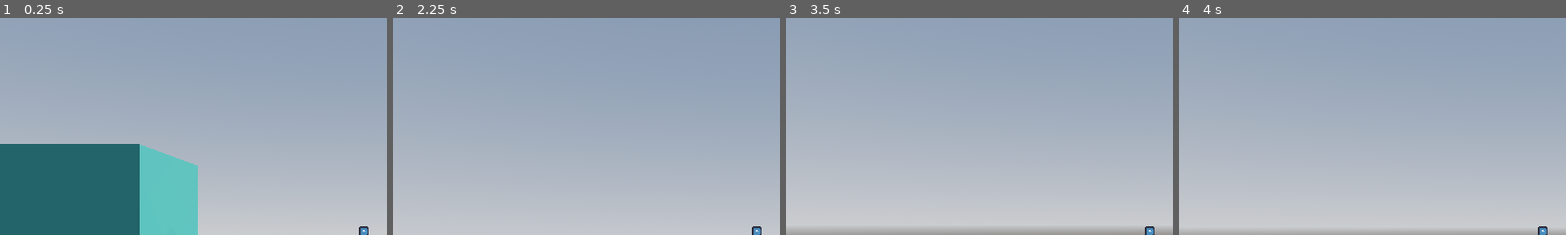
Above: before the commit, frames 1-4 (left to right).
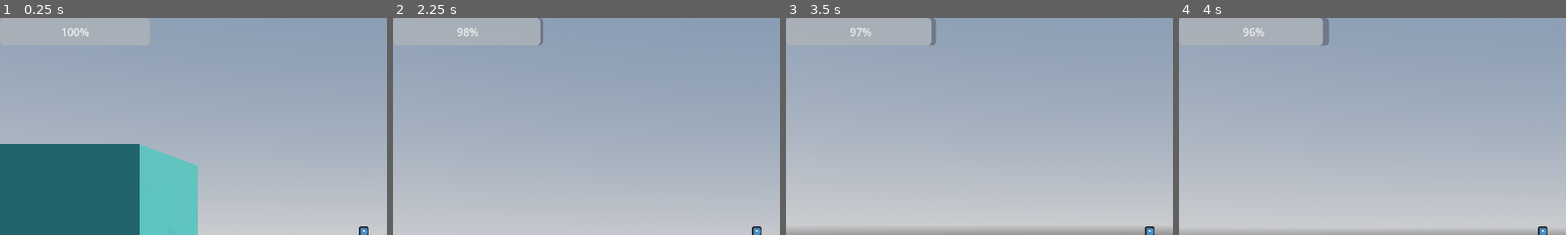
Above: after the commit, the same moments.

Repository: Verthie/godot-wild-jam-92
Game: Godot game, scene res://scenes/levels/testing_site.tscn
Same seed, same stepped clock (60 frames per second), same inputs: the game is played once before the commit and once after it. This scene is started directly instead of the project's main scene. The engine's default icon, where the game draws it, is replaced by a stand-in: a white triangle on a blue panel in a dark square.
Inputs (mouse positions are % of the whole screen's width and height, from its top left):
- Up to frame 1 (0.25 s): no input
- Up to frame 2 (2.25 s): tap Enter at 0.5 s; move the mouse to (55, 50) at 0.52 s; press the mouse at (55, 50) at 0.53 s; hold W (forward) from 0.53 s (still down); tap Space (jump) at 0.77, 1.52 s; right-click (55, 50) at 0.8 s; move the mouse to (45, 50) at 1.27 s; release the mouse at (45, 50) at 1.28 s; right-click (45, 50) at 1.35 s; click (45, 50) at 1.55 s; move the mouse to (52, 48) at 2.02 s; hold Right mouse button (interact_right) from 2.03 s (still down); tap F (freefly) at 2.1 s
- Up to frame 3 (3.5 s): keep holding W (forward); move the mouse to (49, 52) at 2.77 s; release Right mouse button (interact_right) at 2.78 s; click (49, 52) at 2.85 s; tap Space (jump) at 3.02 s
- Up to frame 4 (4 s): keep holding W (forward); move the mouse to (57, 51) at 3.52 s; hold Right mouse button (interact_right) from 3.53 s (still down); tap Space (jump) at 3.77 s
The pictures show only the part of the screen within x 0-50%, y 0-50%; the shares and areas given below are measured in that part.

The runs differ from the first frame. In frame 1, 0.2% of the frame differs, in the area x 16-39%, y 0-9%; in frame 2, 0.7%, in the area x 14-39%, y 0-13%; in frame 3, 0.3%; in frame 4, 0.4%.

Commit message:
feat: implemented basic oxygen mechanics with replenishing using oxygen brewing stand

Diff:
--- a/scenes/autoload/globals.gd
+++ b/scenes/autoload/globals.gd
@@ -1 +1,10 @@
 extends Node
+
+var amount := 0
+var seed_amount: int:
+	get:
+		return amount
+	set(value):
+		amount = clamp(value, 0, 5)
+
+var last_saved_sequence: Array = []
--- a/scenes/entities/player/character_controller.gd
+++ b/scenes/entities/player/character_controller.gd
@@ -10,7 +10,9 @@
 signal object_unfocused
 signal talked(text: String)
 signal enabled_sampler(tries_amount: int)
-signal pulled_lever()
+signal pulled_cure_lever
+signal produced_oxygen
+signal died
 
 ## Can we move around?
 @export var can_move : bool = true
@@ -51,8 +53,15 @@
 ## Name of Input Action to toggle freefly mode.
 @export var input_freefly : String = "freefly"
 
+@onready var head: Node3D = $Head
+@onready var collider: CollisionShape3D = $Collider
+@onready var interaction_ray: Area3D = $Head/InteractionRay
+
+@onready var hand_right: Node3D = $Head/HandRight
+@onready var hand_left: Node3D = $Head/HandLeft
+
 ## The amount of interaction areas that currently overlap with the player
-var interact_areas := 0
+# var interact_areas := 0
 
 var mouse_captured : bool = false
 var look_rotation : Vector2
@@ -63,13 +72,6 @@
 var left_hand_item: Node3D = null
 var right_hand_item: Node3D = null
 
-
-## IMPORTANT REFERENCES
-@onready var head: Node3D = $Head
-@onready var collider: CollisionShape3D = $Collider
-@onready var interaction_ray: Area3D = $Head/InteractionRay
-@onready var hand_right: Node3D = $Head/HandRight
-@onready var hand_left: Node3D = $Head/HandLeft
 
 func _ready() -> void:
 	interaction_ray.area_entered.connect(_on_interaction_ray_area_entered)
@@ -247,10 +249,21 @@
 
 			talked.emit("Brewing comences, ingredients are dissolved...")
 
+			var ingredients_array: Array[String] = []
+
+			for ingredient: Interactable in brewing_contents:
+				ingredients_array.append(ingredient.tag)
+
+			print(brewing_stand.tag, " ingredients: ", ingredients_array)
+
+			if brewing_stand.tag == "o2 brewing stand" and ingredients_array == ["watermelon", "mist seed"]:
+				print("produced oxygen")
+				produced_oxygen.emit()
+
 			brewing_stand.node_array.clear()
 
 			if brewing_stand.tag == "cure brewing stand":
-				pulled_lever.emit()
+				pulled_cure_lever.emit()
 
 			# TODO display results on the board
 		3: # Log
@@ -272,14 +285,12 @@
 
 			elif bowl_contents.size() < interactable.capacity:
 				if (hand == "right" and right_hand_item != null):
-					print("fuck")
 					bowl_contents.append(right_hand_item)
 					right_hand_item.reparent(interactable.holder_node, false)
 					right_hand_item.position = Vector3.ZERO
 					right_hand_item = null
 
 				if (hand == "left" and left_hand_item != null):
-					print("fuck")
 					bowl_contents.append(left_hand_item)
 					left_hand_item.reparent(interactable.holder_node, false)
 					left_hand_item.position = Vector3.ZERO
@@ -302,7 +313,6 @@
 				left_hand_item.queue_free()
 				left_hand_item = null
 				enabled_sampler.emit(5)
-
 		_:
 			return
 
@@ -338,6 +348,9 @@
 # 	interact_areas = max(interact_areas, 0)
 # 	can_interact = interact_areas > 0
 
+func die() -> void:
+	died.emit()
+
 # BUG issues with the prompt display: whenever 2 or more areas are overlapped with the interaction_ray
 func _on_interaction_ray_area_entered(area: Area3D) -> void:
 	object_focused.emit(area.get_parent().tag)
--- a/scenes/entities/player/character_controller.tscn
+++ b/scenes/entities/player/character_controller.tscn
@@ -59,8 +59,3 @@
 
 [node name="HandLeft" type="Node3D" parent="Head" unique_id=1653413214]
 transform = Transform3D(1, 0, 0, 0, 1, 0, 0, 0, 1, -0.041, -0.027, -0.103)
-
-[node name="OxygenTimer" type="Timer" parent="." unique_id=1047567052]
-wait_time = 100.0
-one_shot = true
-autostart = true
--- a/scenes/levels/testing_site.gd
+++ b/scenes/levels/testing_site.gd
@@ -3,19 +3,27 @@
 @onready var player: Player = $CharacterController
 @onready var try_counter: Label3D = %SeedCount
 
-var tries: int = 0
-
 func _ready() -> void:
 	player.enabled_sampler.connect(_on_player_enabled_sampler)
-	player.pulled_lever.connect(_on_player_pulled_lever)
+	player.pulled_cure_lever.connect(_on_player_pulled_lever)
+	player.died.connect(_on_player_died)
 
 	try_counter.hide()
 
+
+func _set_seed_amount(amount: int) -> void:
+	Globals.seed_amount += amount
+	%SeedCount.text = str(Globals.seed_amount)
+
+
 func _on_player_enabled_sampler(tries_amount: int) -> void:
-	tries = tries_amount
-	%SeedCount.text = str(tries_amount)
+	_set_seed_amount(tries_amount)
 	try_counter.show()
 
 func _on_player_pulled_lever() -> void:
-	tries -= 1
-	%SeedCount.text = str(tries)
+	if Globals.seed_amount == 0:
+		return
+	_set_seed_amount(-1)
+
+func _on_player_died() -> void:
+	_set_seed_amount(-1)
--- a/scenes/levels/testing_site.tscn
+++ b/scenes/levels/testing_site.tscn
@@ -5,6 +5,7 @@
 [ext_resource type="PackedScene" uid="uid://bs72ogkvdd7d6" path="res://scenes/entities/player/character_controller.tscn" id="1_vdry6"]
 [ext_resource type="Texture2D" uid="uid://b8jykp8xs34om" path="res://icon.svg" id="2_sib0q"]
 [ext_resource type="Script" uid="uid://b2xs64x34jn87" path="res://scenes/items/interactable.gd" id="3_lo6n4"]
+[ext_resource type="Script" uid="uid://cp7b2o2eixs5s" path="res://scenes/managers/oxygen_manager.gd" id="4_cti6j"]
 
 [sub_resource type="ProceduralSkyMaterial" id="ProceduralSkyMaterial_vdry6"]
 sky_horizon_color = Color(0.66224277, 0.6717428, 0.6867428, 1)
@@ -149,9 +150,10 @@
 [node name="TestingSite" type="Node3D" unique_id=1928496112]
 script = ExtResource("1_hos1m")
 
-[node name="UI" type="CanvasLayer" parent="." unique_id=1458421141 node_paths=PackedStringArray("player")]
+[node name="UI" type="CanvasLayer" parent="." unique_id=1458421141 node_paths=PackedStringArray("player", "oxygen_manager")]
 script = ExtResource("1_rr2b8")
 player = NodePath("../CharacterController")
+oxygen_manager = NodePath("../OxygenManager")
 
 [node name="Sprite2D" type="Sprite2D" parent="UI" unique_id=798295479]
 position = Vector2(541, 318)
@@ -192,6 +194,20 @@
 horizontal_alignment = 1
 vertical_alignment = 1
 
+[node name="OxygenBar" type="ProgressBar" parent="UI" unique_id=1127640955]
+offset_right = 223.0
+offset_bottom = 41.0
+step = 1.0
+value = 100.0
+
+[node name="OxygenManager" type="Node" parent="." unique_id=1462439268 node_paths=PackedStringArray("player")]
+script = ExtResource("4_cti6j")
+player = NodePath("../CharacterController")
+
+[node name="Timer" type="Timer" parent="OxygenManager" unique_id=1679044356]
+wait_time = 100.0
+autostart = true
+
 [node name="WorldEnvironment" type="WorldEnvironment" parent="." unique_id=1292501255]
 environment = SubResource("Environment_lo6n4")
 
--- /dev/null
+++ b/scenes/managers/oxygen_manager.gd
@@ -0,0 +1,15 @@
+extends Node
+
+@export var player: Player
+
+@onready var timer: Timer = $Timer
+
+func _ready() -> void:
+	player.produced_oxygen.connect(_on_player_produced_oxygen)
+	timer.timeout.connect(_on_timer_timeout)
+
+func _on_timer_timeout() -> void:
+	player.die()
+
+func _on_player_produced_oxygen() -> void:
+	timer.start()
--- a/scenes/ui/ui.gd
+++ b/scenes/ui/ui.gd
@@ -1,16 +1,23 @@
 extends CanvasLayer
 
 @export var player: Player
+@export var oxygen_manager: Node
 
 @onready var label: Label = $Label
 @onready var player_speech: Label = %PlayerSpeech
+@onready var oxygen_bar: ProgressBar = $OxygenBar
 
 func _ready() -> void:
 	player.talked.connect(_on_player_talked)
 	player.object_focused.connect(_on_player_object_focused)
 	player.object_unfocused.connect(_on_player_object_unfocused)
+	player.died.connect(_on_player_died)
 	label.hide()
 	player_speech.hide()
+
+func _process(_delta: float) -> void:
+	var timer: Timer = oxygen_manager.get_node("Timer")
+	oxygen_bar.value = timer.time_left
 
 
 func _on_player_object_focused(tag: String) -> void:
@@ -25,3 +32,6 @@
 	player_speech.show()
 	await get_tree().create_timer(2.0).timeout
 	player_speech.hide()
+
+func _on_player_died() -> void:
+	print("player died")
Not shown, added: scenes/managers/oxygen_manager.gd.uid
